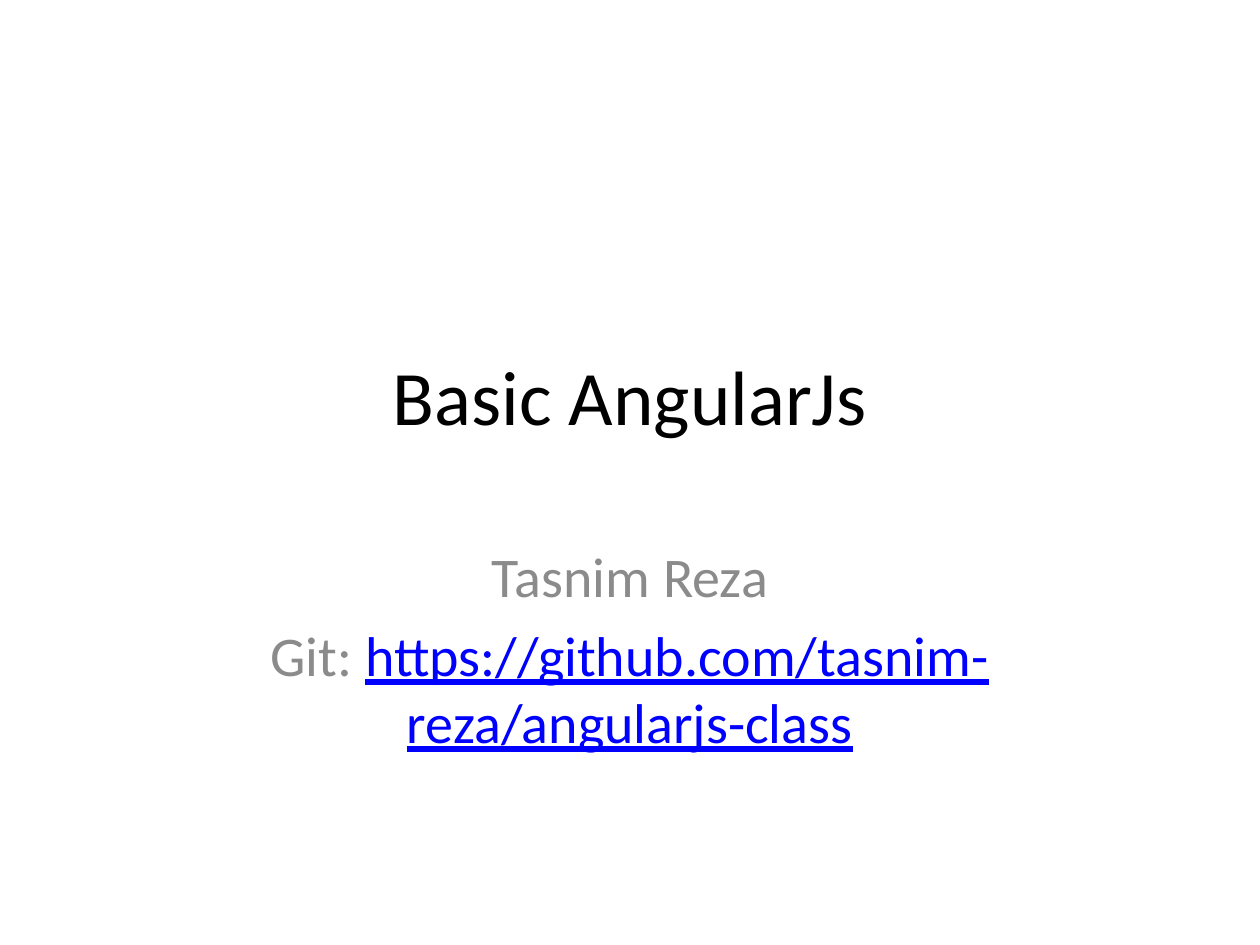
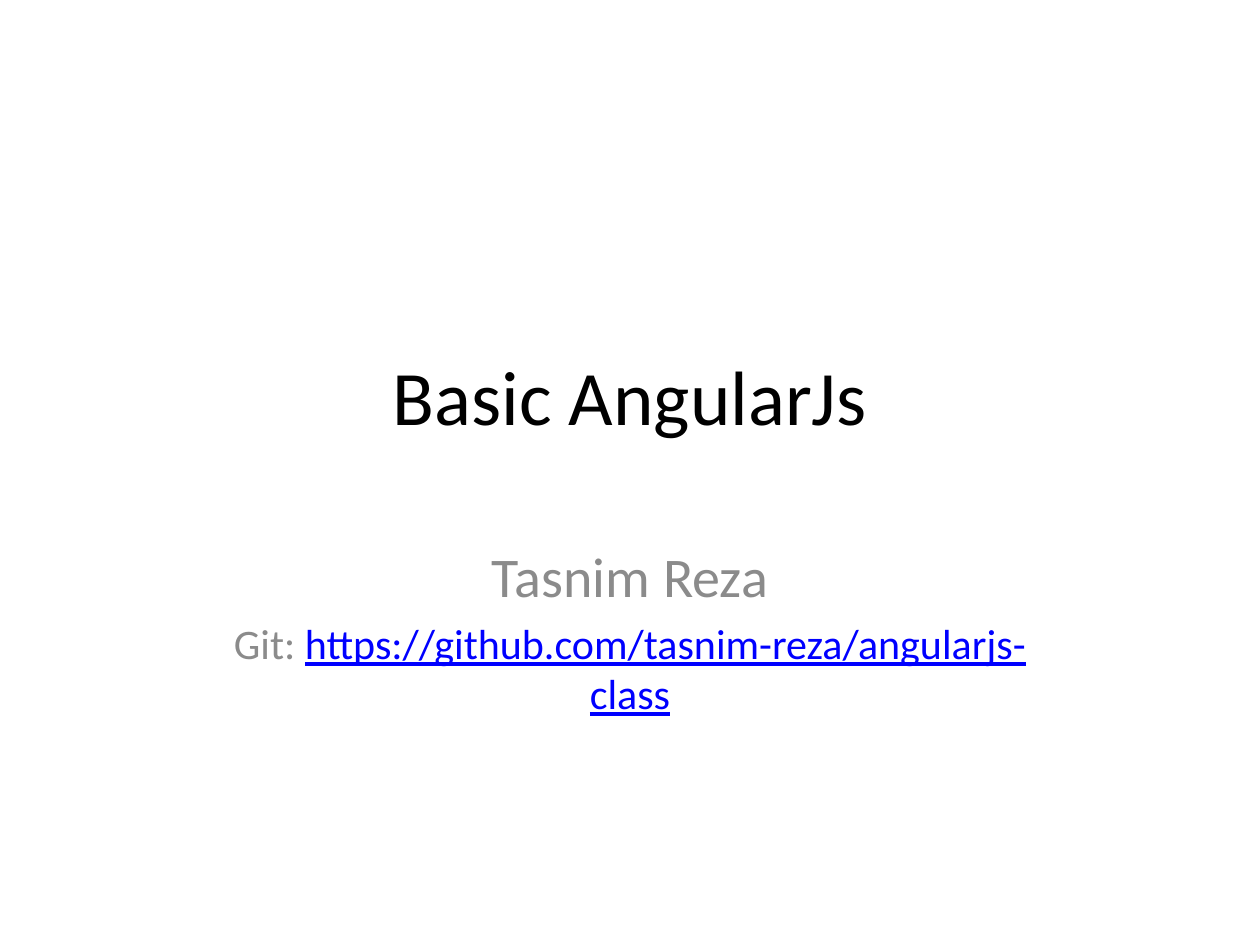
Before and after one commit to tasnim-reza/angularjs-class, a slide deck: slide 1 of class-2-Basic AngularJs/slides/basic angularjs.pptx. Drawn at 1260x945 pixels with LibreOffice and Linux fonts; fonts in the diff are those of the drawing. Boxes give left, top, right and bottom in pixels: in the first picture for what was removed or moved away, otherwise in the second. Text is boxed around its words. In the diff, an @@ line names an element or a change of style, - is before the commit and + after.

Commit message:
added angularjs component description class-2

```diff
--- a/class-2-Basic AngularJs/slides/basic angularjs.pptx
+++ b/class-2-Basic AngularJs/slides/basic angularjs.pptx
@@ subtitle at bbox=[234, 629, 1026, 716]: size 32 to 24 pt in "Git: https://github.com/tasnim-reza/angularjs-class"; less space between paragraphs @@
```
Also in this commit, not shown: 14 other slides changed, 1 slide added, 1 slide removed, 7 other files.
